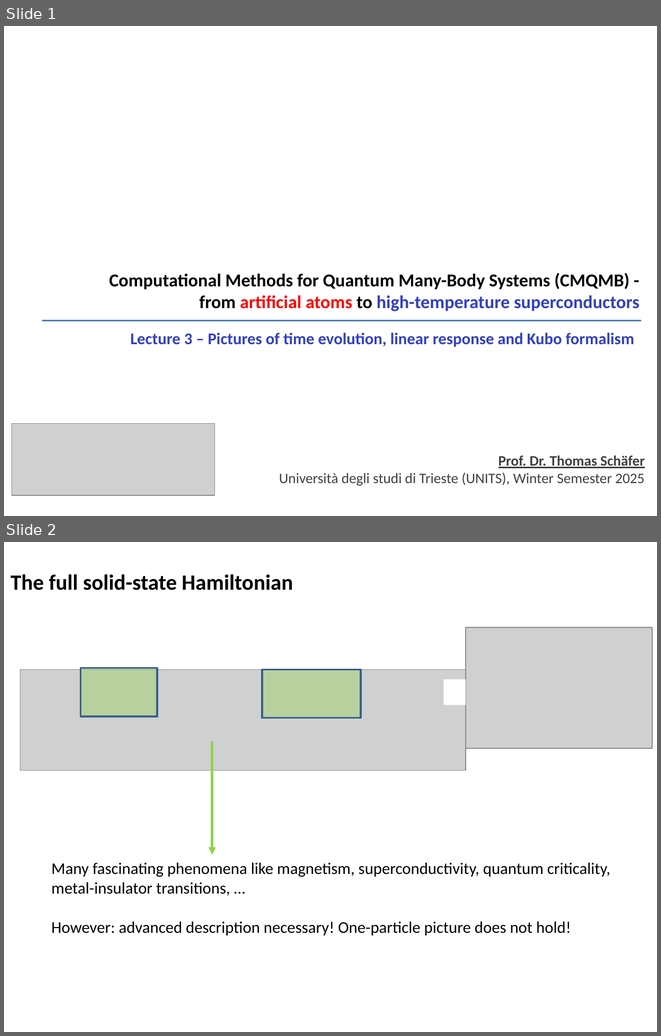
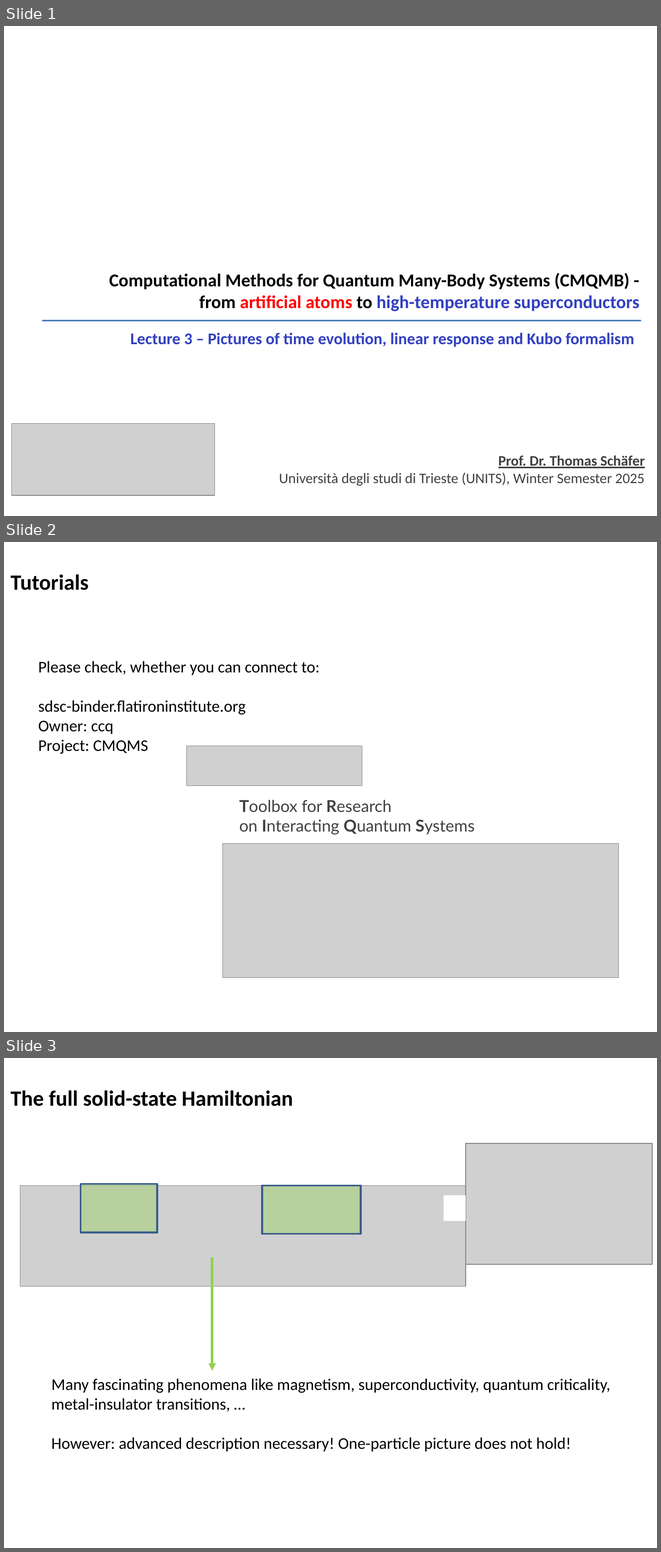
Before and after one commit to tschaefer87/CMQMS, a slide deck: CMQMS_Lecture_03.pptx. Shown one above the other, each under a label of ours: slides 1 and 2 before the commit, slides 1, 2 and 3 after it. The pictures are 661x1036 and 661x1552 pixels, drawn with LibreOffice and Linux fonts; fonts in the diff are those of the drawing; grey boxes stand for pictures; background and template pictures are left out. Boxes give left, top, right and bottom in pixels: in the first picture for what was removed or moved away, otherwise in the second. Text is boxed around its words. In the diff, an @@ line names an element or a change of style, - is before the commit and + after.

Commit message:
[slides] modified slides Lecture 03

```diff
--- a/CMQMS_Lecture_03.pptx
+++ b/CMQMS_Lecture_03.pptx
@@ slide 2 added at bbox=[4, 542, 657, 1032], background picture (left out) @@
@@ title added at bbox=[10, 574, 88, 590], 24 pt, text #000000, bold @@
+Tutorials
@@ text added at bbox=[38, 661, 319, 754], 18 pt, text #000000 @@
+Please check, whether you can connect to:
+sdsc-binder.flatironinstitute.org
+Owner: ccq
+Project: CMQMS
@@ picture added at bbox=[187, 746, 362, 786] @@
@@ text added at bbox=[239, 800, 475, 835], 18 pt, text #404040 @@
+Toolbox for Research on Interacting Quantum Systems
@@ picture added at bbox=[223, 844, 618, 978] @@
@@ what was slide 2 is now slide 3 @@
```
Also in this commit, not shown: 1 other file.
